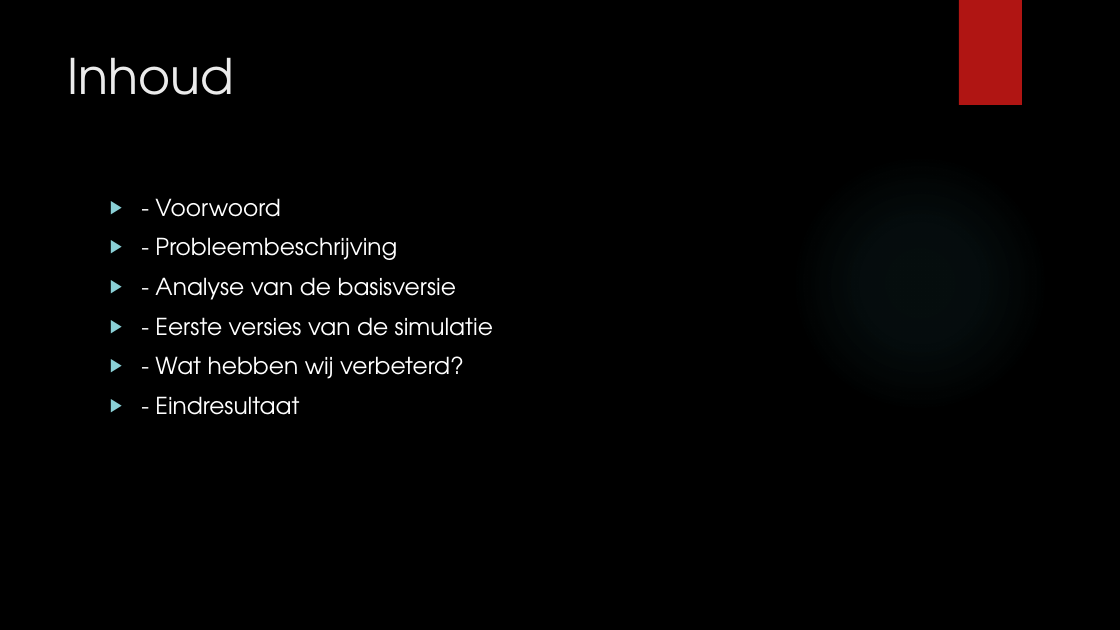
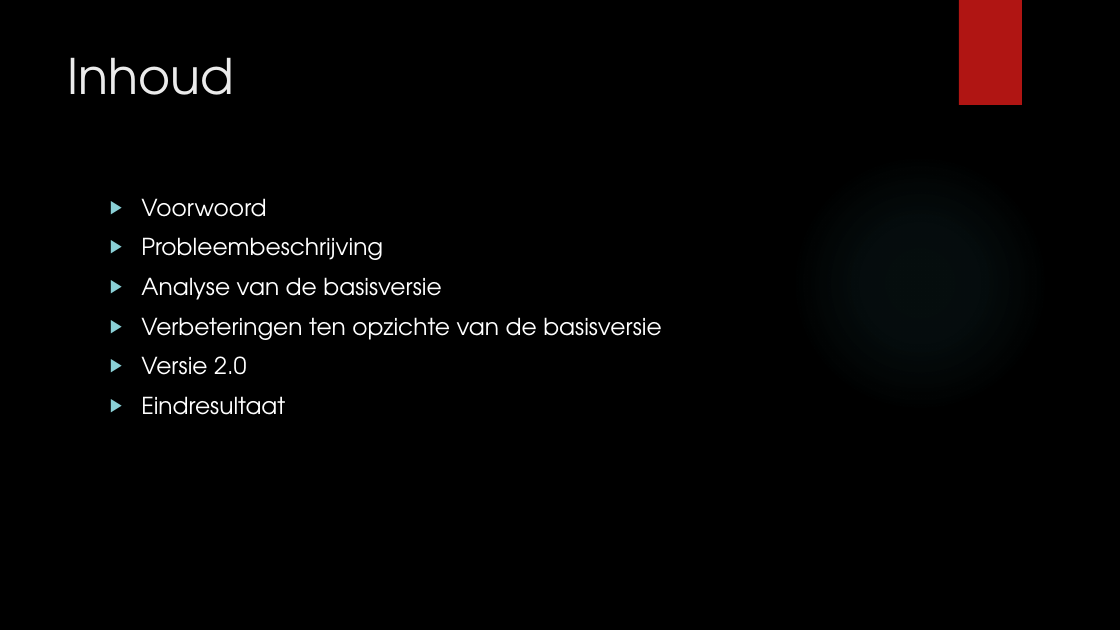
Before and after one commit to tvveen/Vossen-Konijnen, a slide deck: slide 3 of Documentatie/Simulatie Vossen en Konijnen.pptx. Drawn at 1120x630 pixels with LibreOffice and Linux fonts; fonts in the diff are those of the drawing; background and template pictures are left out. Boxes give left, top, right and bottom in pixels: in the first picture for what was removed or moved away, otherwise in the second. Text is boxed around its words. In the diff, an @@ line names an element or a change of style, - is before the commit and + after.

```diff
--- a/Documentatie/Simulatie Vossen en Konijnen.pptx
+++ b/Documentatie/Simulatie Vossen en Konijnen.pptx
@@ text at (x1=141, y1=198, x2=661, y2=415): text changed @@
-▶ - Voorwoord
-▶ - Probleembeschrijving
-▶ - Analyse van de basisversie
-▶ - Eerste versies van de simulatie
-▶ - Wat hebben wij verbeterd?
-▶ - Eindresultaat
+▶ Voorwoord
+▶ Probleembeschrijving
+▶ Analyse van de basisversie
+▶ Verbeteringen ten opzichte van de basisversie
+▶ Versie 2.0
+▶ Eindresultaat
```
Also in this commit, not shown: 5 other slides changed, 1 slide added, 2 slides removed.
